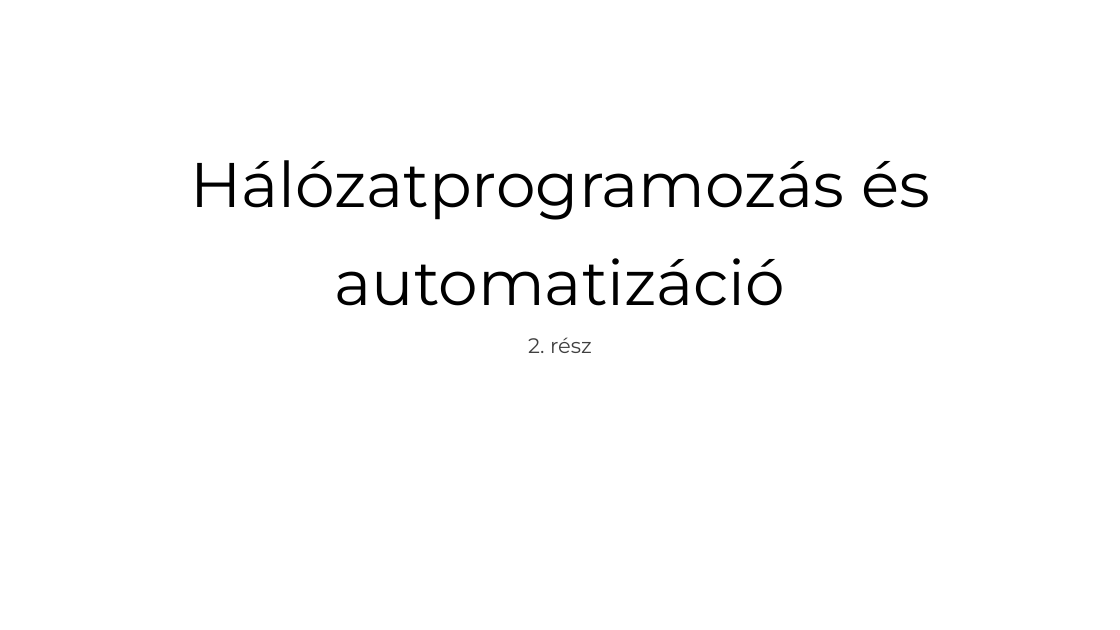
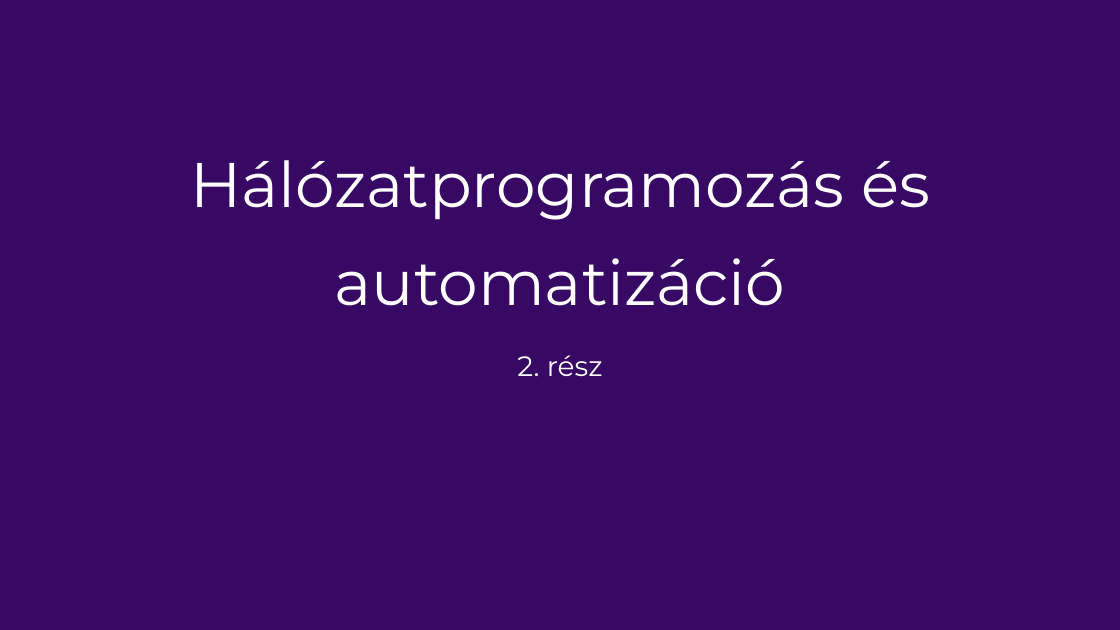
Before and after one commit to itmp-hu/itmp-halozatok-programozasa, a slide deck: slide 2 of module-2/Hálózatprogramozás és automatizáció-2.pptx (slide 1 before the commit). Drawn at 1120x630 pixels with LibreOffice and Linux fonts; fonts in the diff are those of the drawing. Boxes give left, top, right and bottom in pixels: in the first picture for what was removed or moved away, otherwise in the second. Text is boxed around its words. In the diff, an @@ line names an element or a change of style, - is before the commit and + after.

```diff
--- a/module-2/Hálózatprogramozás és automatizáció-2.pptx
+++ b/module-2/Hálózatprogramozás és automatizáció-2.pptx
@@ background #FFFFFF to #380964 @@
@@ title "Hálózatprogramozás és automatizáció" at (x1=190, y1=160, x2=930, y2=306): text colour #000000 to #FFFFFF @@
@@ subtitle "2. rész" moved from (x1=528, y1=337, x2=592, y2=353) to (x1=517, y1=355, x2=603, y2=376) @@
@@ subtitle "2. rész" at (x1=517, y1=355, x2=603, y2=376): size 18 to 24 pt, text colour #404040 to #FFFFFF @@
```
Also in this commit, not shown: 23 other slides changed, 1 slide added, 2 other files.
